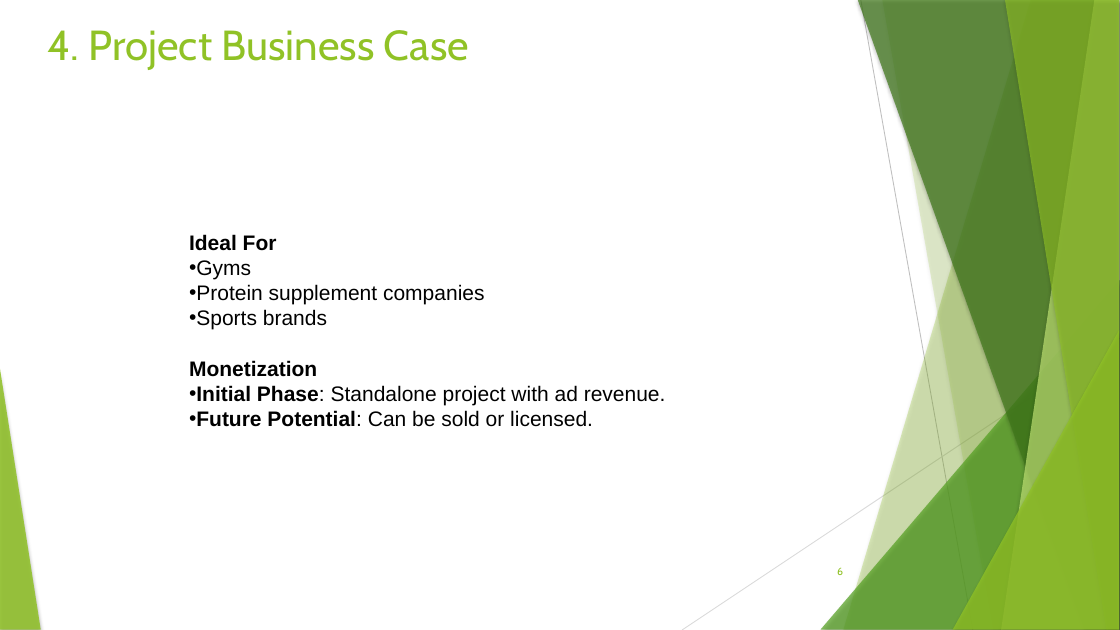
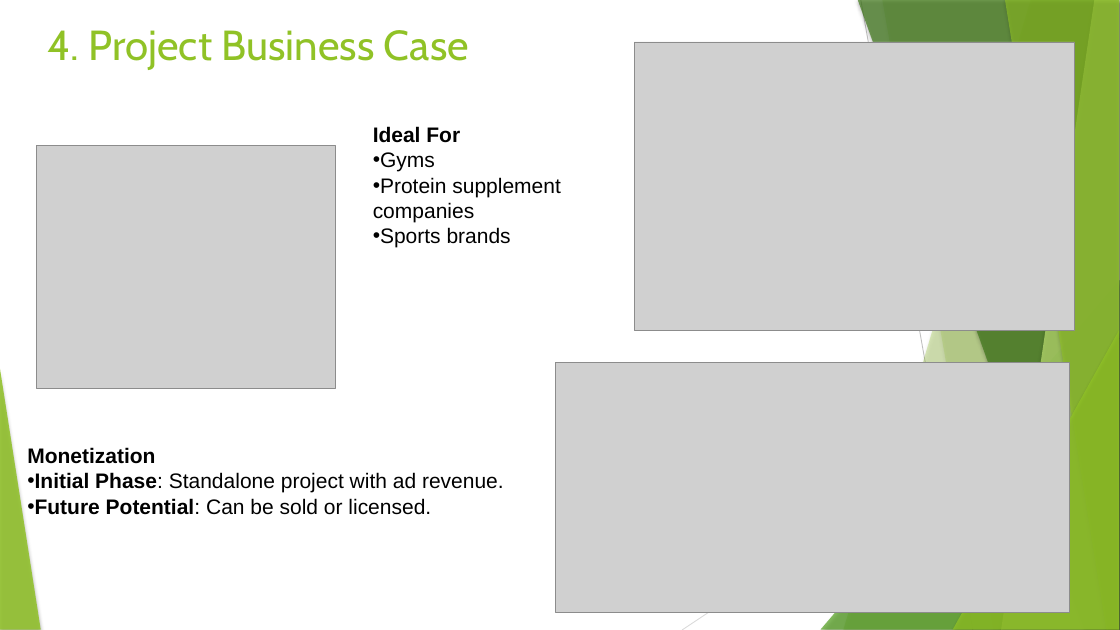
Before and after one commit to rpared/FitForm, a slide deck: slide 6 of docs/FitForm_Presentation_CoverV2.pptx. Drawn at 1120x630 pixels with LibreOffice and Linux fonts; fonts in the diff are those of the drawing; grey boxes stand for pictures. Boxes give left, top, right and bottom in pixels: in the first picture for what was removed or moved away, otherwise in the second. Text is boxed around its words. In the diff, an @@ line names an element or a change of style, - is before the commit and + after.

```diff
--- a/docs/FitForm_Presentation_CoverV2.pptx
+++ b/docs/FitForm_Presentation_CoverV2.pptx
@@ picture added at (634,42,1075,331) @@
@@ picture added at (36,145,335,388) @@
@@ text added at (373,126,561,248), 18 pt, text #000000 @@
+Ideal For
+• Gyms
+• Protein supplement companies
+• Sports brands
@@ text at (189,234,485,330): paragraphs removed @@
-Ideal For
-• Gyms
-• Protein supplement companies
-• Sports brands
@@ picture added at (556,363,1070,613) @@
@@ text "Monetization": place and size @@
-text "Monetization" at (189,234,666,427)
+text "Monetization" at (27,447,504,515)
@@ page number removed at (837,567,843,575) @@
-6
```
Also in this commit, not shown: 4 other slides changed, 13 other files.
